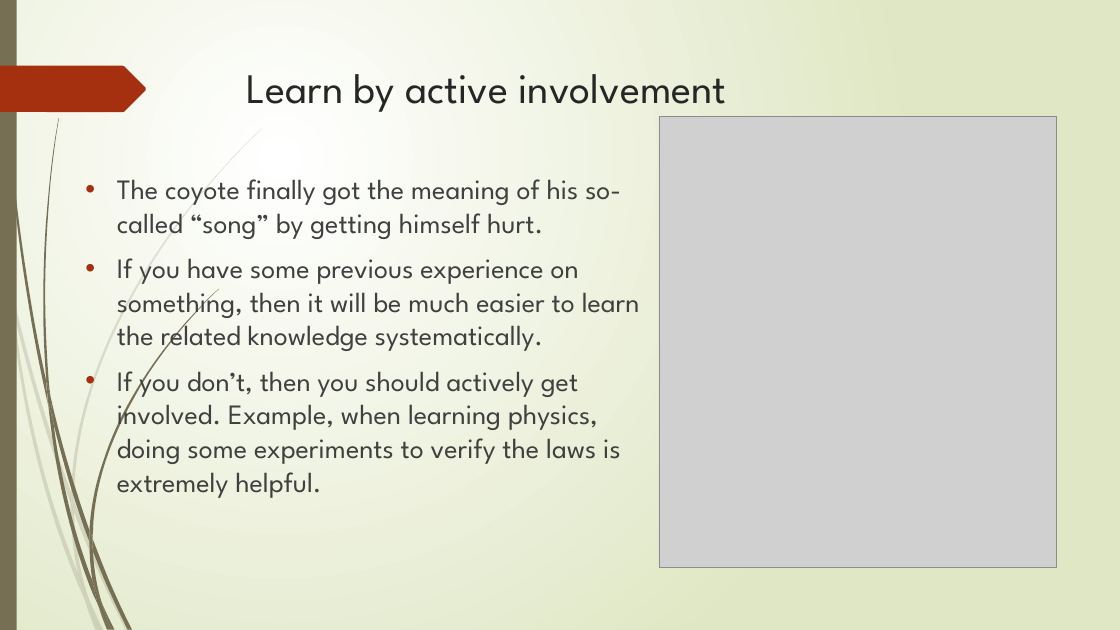
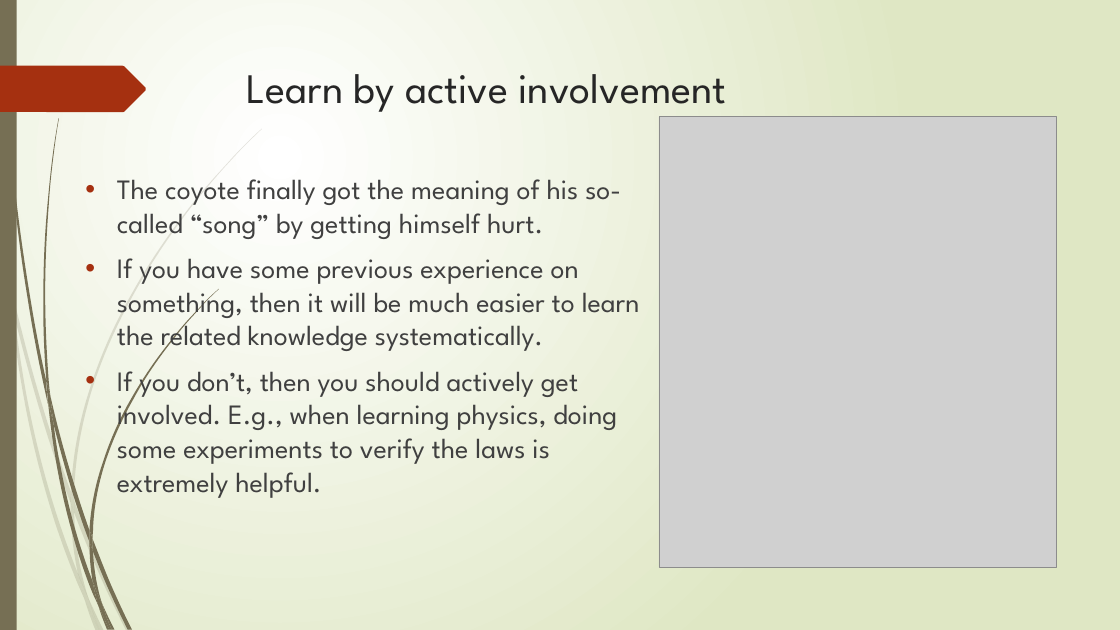
Before and after one commit to Probfia/SYSU_GPL_C, a slide deck: slide 5 of ccs.pptx. Drawn at 1120x630 pixels with LibreOffice and Linux fonts; fonts in the diff are those of the drawing; grey boxes stand for pictures. Boxes give left, top, right and bottom in pixels: in the first picture for what was removed or moved away, otherwise in the second. Text is boxed around its words. In the diff, an @@ line names an element or a change of style, - is before the commit and + after.

```diff
--- a/ccs.pptx
+++ b/ccs.pptx
@@ text at (117,363,617,498): text changed @@
-• If you don’t, then you should actively get involved. Example, when learning physics, doing some experiments to verify the laws is extremely helpful.
+• If you don’t, then you should actively get involved. E.g., when learning physics, doing some experiments to verify the laws is extremely helpful.
```
Also in this commit, not shown: 2 other slides changed.
